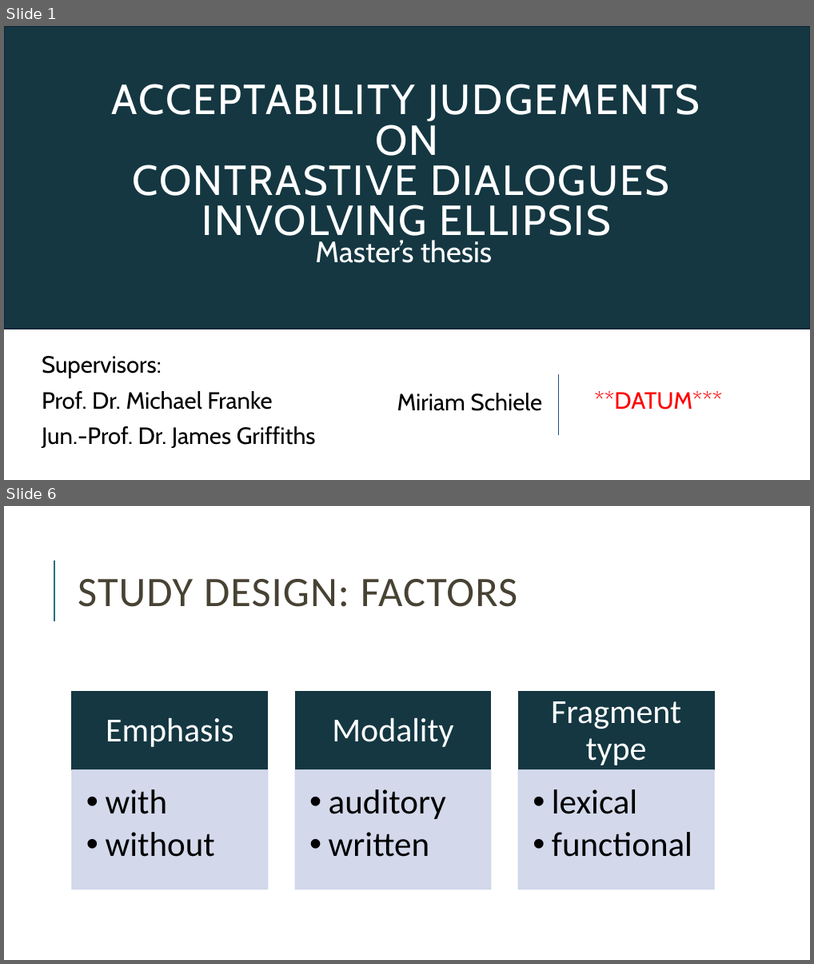
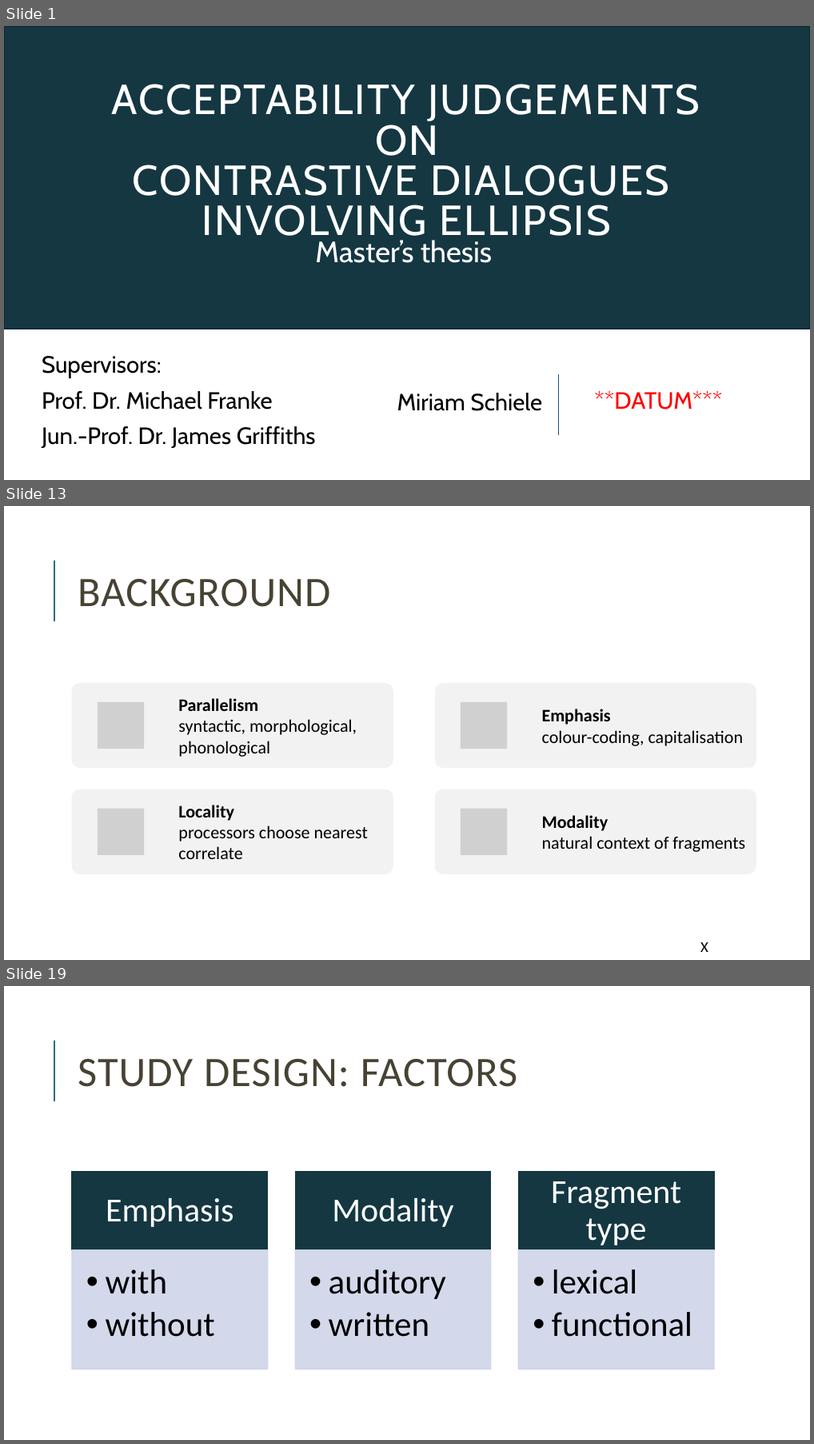
Before and after one commit to miriamschiele/MA, a slide deck: presentation/Miriam Schiele, MA presentation.pptx. Shown one above the other, each under a label of ours: slides 1 and 6 before the commit, slides 1, 13 and 19 after it; the slides between them are not shown. The pictures are 814x964 and 814x1444 pixels, drawn with LibreOffice and Linux fonts; fonts in the diff are those of the drawing; grey boxes stand for pictures. Boxes give left, top, right and bottom in pixels: in the first picture for what was removed or moved away, otherwise in the second. Text is boxed around its words. In the diff, an @@ line names an element or a change of style, - is before the commit and + after.

```diff
--- a/presentation/Miriam Schiele, MA presentation.pptx
+++ b/presentation/Miriam Schiele, MA presentation.pptx
@@ slide 13 added at bbox=[4, 506, 810, 960], background #FFFFFF; not listed: 1 template element that a slide beside it also shows @@
@@ title added at bbox=[78, 579, 330, 607], 50 pt, text #474233 @@
+BACKGROUND
@@ group added at bbox=[72, 683, 394, 874]: 2 rounded rectangles, 2 pictures, 2 texts @@
+Parallelism
+syntactic, morphological, phonological
+Locality
+processors choose nearest correlate
@@ group added at bbox=[435, 683, 757, 874]: 2 rounded rectangles, 2 pictures, 2 texts @@
+Emphasis
+colour-coding, capitalisation
+Modality
+natural context of fragments
@@ text added at bbox=[701, 942, 709, 952], 18 pt, text #000000 @@
+X
@@ what was slide 6 is now slide 19 @@
```
Also in this commit, not shown: 7 slides changed, 12 other slides added, 1 slide removed, 8 other files.
